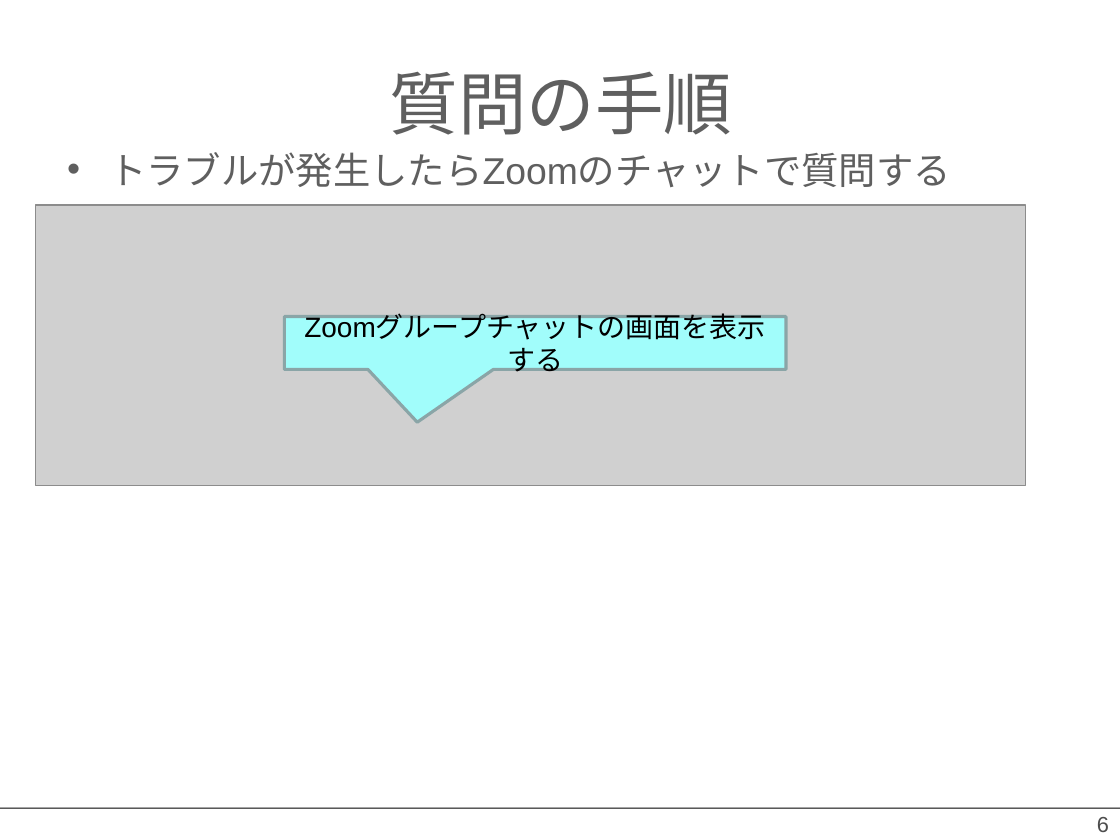
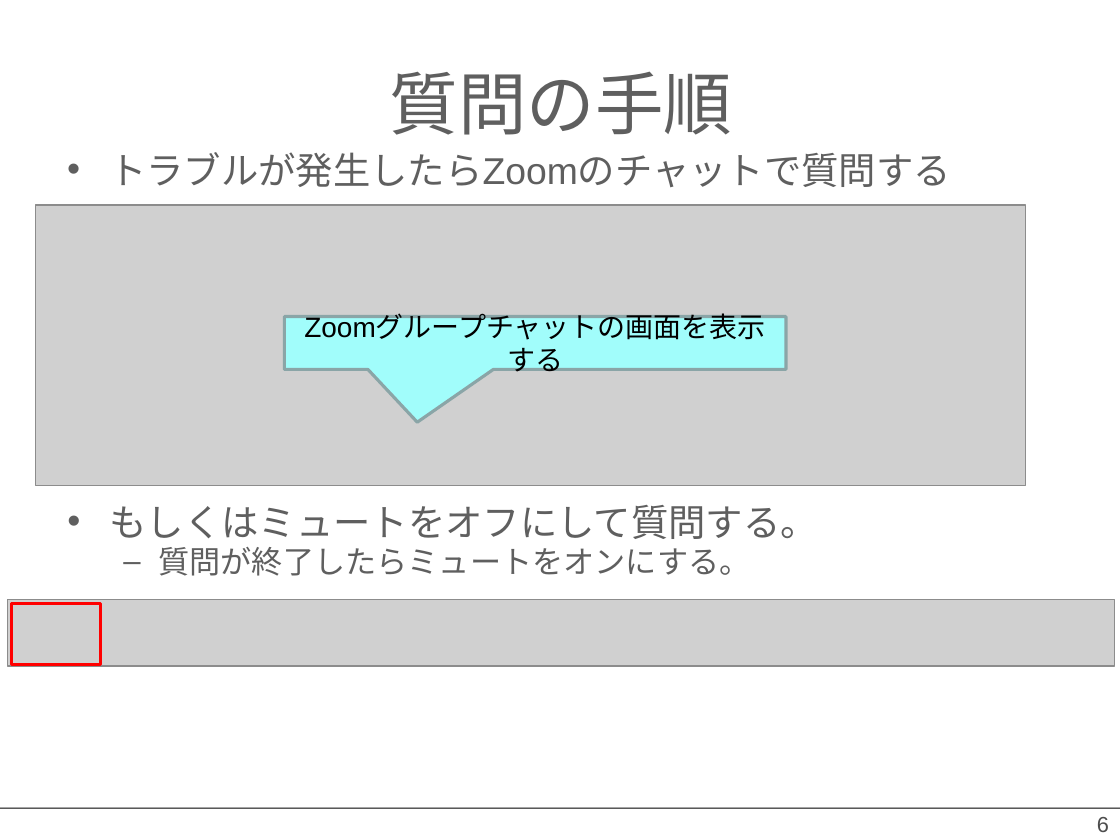
Before and after one commit to OpenRTM/RTM_Tutorial, a slide deck: slide 6 of ppt/インストールの確認_online.pptx. Drawn at 1120x840 pixels with LibreOffice and Linux fonts; fonts in the diff are those of the drawing; grey boxes stand for pictures; background and template pictures are left out. Boxes give left, top, right and bottom in pixels: in the first picture for what was removed or moved away, otherwise in the second. Text is boxed around its words. In the diff, an @@ line names an element or a change of style, - is before the commit and + after.

```diff
--- a/ppt/インストールの確認_online.pptx
+++ b/ppt/インストールの確認_online.pptx
@@ text added at box(109, 505, 817, 576), 24 pt, text #5F5F5F @@
+• もしくはミュートをオフにして質問する。
+  – 質問が終了したらミュートをオンにする。
@@ picture added at box(8, 599, 1116, 665) @@
@@ rectangle added at box(11, 604, 101, 664), outline #FF0000 2 pt @@
```
Also in this commit, not shown: 3 other slides changed, 13 other files.
